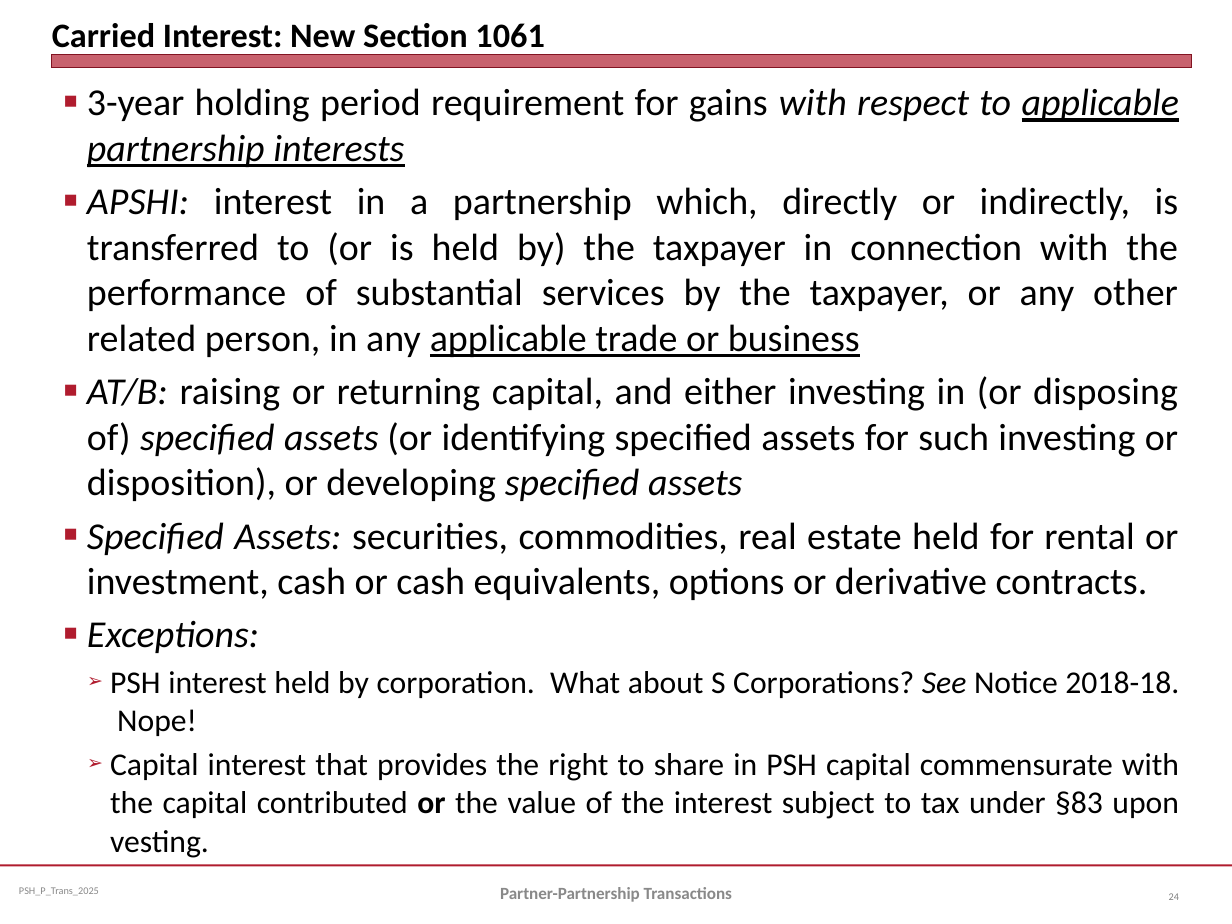
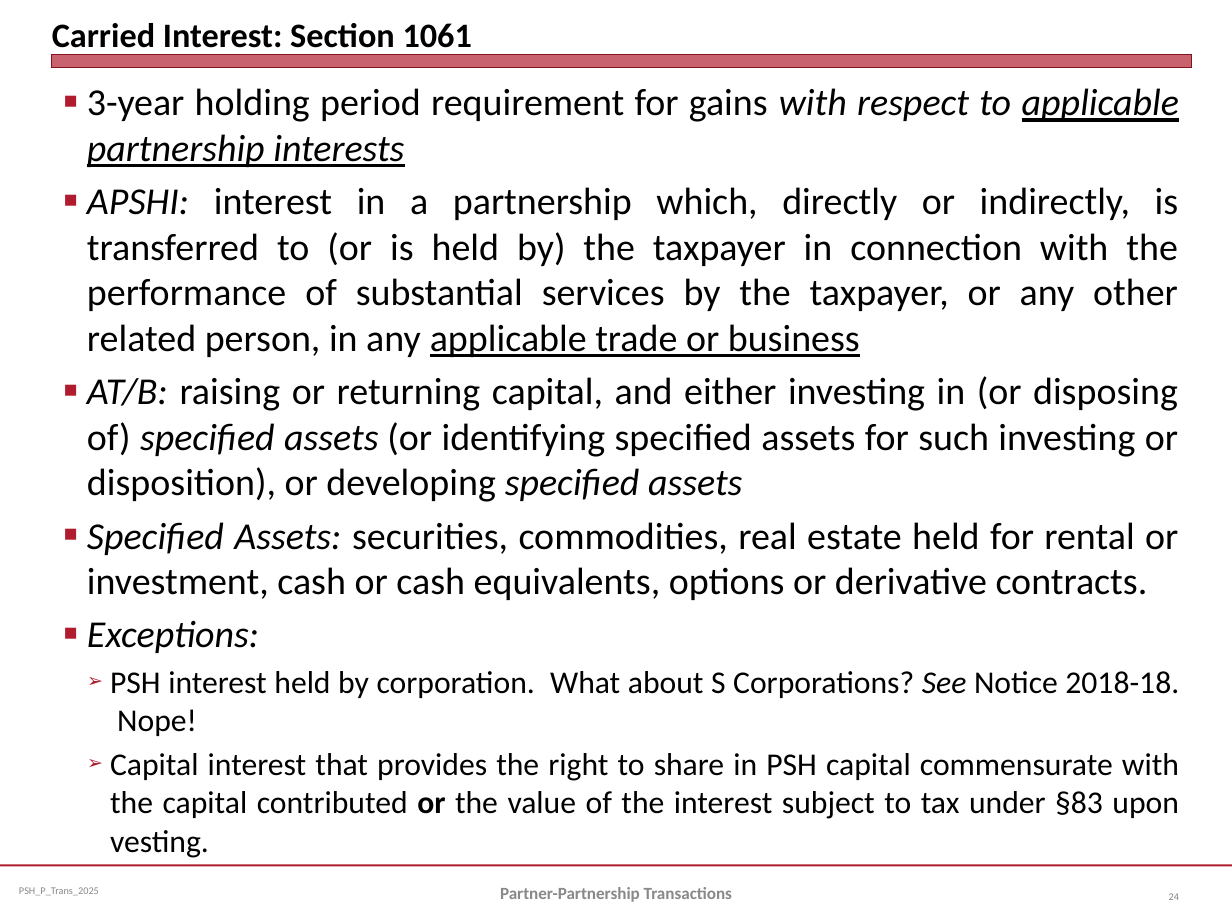
Before and after one commit to jmc877/Partnership-Tax, a slide deck: slide 24 of slides/PSH_P_Trans_2025.pptx. Drawn at 1232x924 pixels with LibreOffice and Linux fonts; fonts in the diff are those of the drawing. Boxes give left, top, right and bottom in pixels: in the first picture for what was removed or moved away, otherwise in the second. Text is boxed around its words. In the diff, an @@ line names an element or a change of style, - is before the commit and + after.

```diff
--- a/slides/PSH_P_Trans_2025.pptx
+++ b/slides/PSH_P_Trans_2025.pptx
@@ title at (52,23,472,56): text changed @@
-Carried Interest: New Section 1061
+Carried Interest: Section 1061
```
Also in this commit, not shown: 5 other slides changed.
